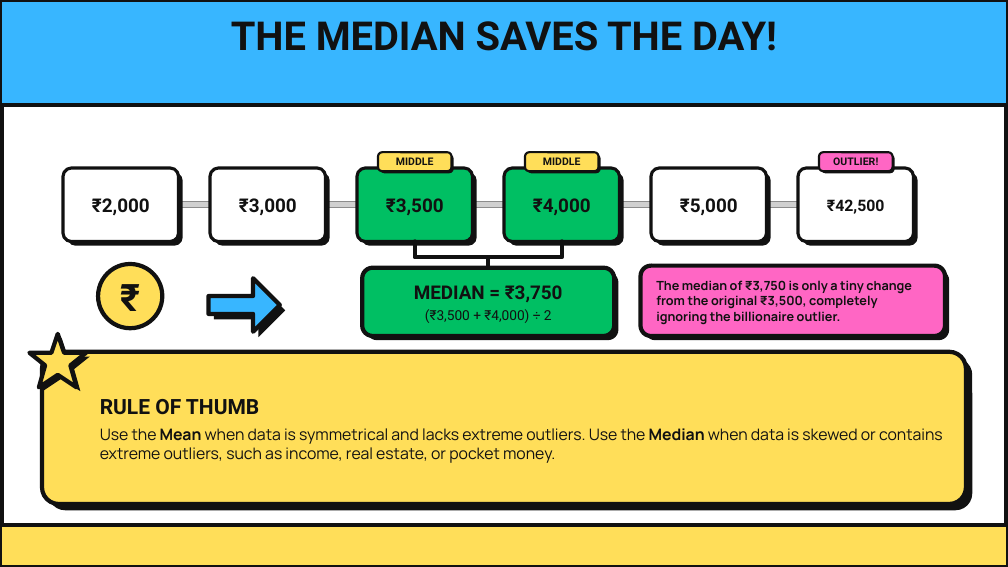
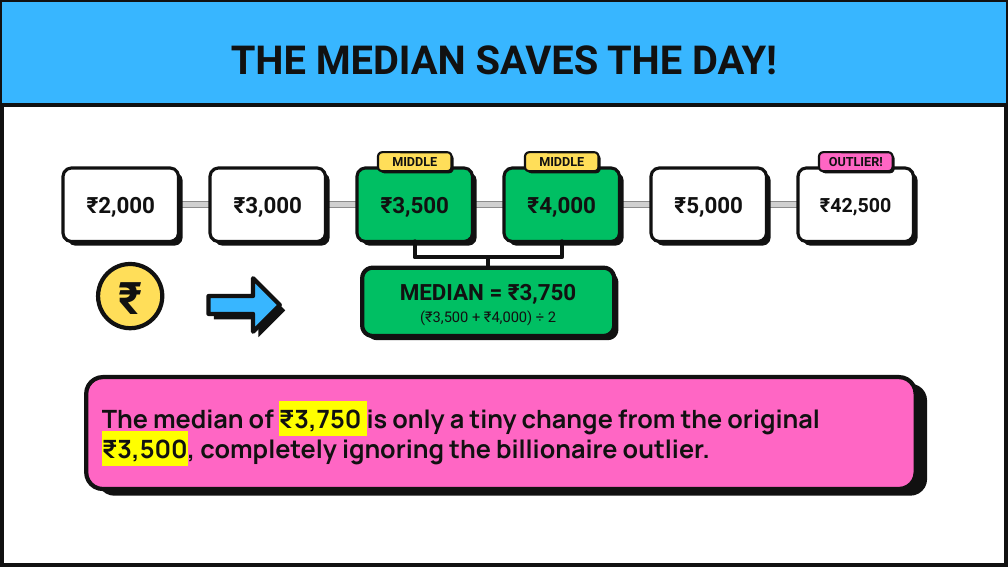
Before and after one commit to brinda-25/workshop, a slide deck: slide 4 of Day1/mean_vs_median.pptx. Drawn at 1008x567 pixels with LibreOffice and Linux fonts; fonts in the diff are those of the drawing; grey boxes stand for pictures. Boxes give left, top, right and bottom in pixels: in the first picture for what was removed or moved away, otherwise in the second. Text is boxed around its words. In the diff, an @@ line names an element or a change of style, - is before the commit and + after.

```diff
--- a/Day1/mean_vs_median.pptx
+++ b/Day1/mean_vs_median.pptx
@@ text "THE MEDIAN SAVES THE DAY!": place and size @@
-text "THE MEDIAN SAVES THE DAY!" at box(231, 21, 777, 51)
+text "THE MEDIAN SAVES THE DAY!" at box(231, 45, 777, 75)
@@ size 13.5 to 16 pt in 5 elements at box(87, 197, 155, 217), box(234, 197, 302, 217), box(381, 197, 449, 217), box(527, 197, 595, 217), box(674, 197, 742, 217) @@
@@ text "₹42,500" at box(820, 198, 891, 216): size 11.2 to 14 pt @@
@@ size 7.5 to 9 pt in 3 elements at box(392, 157, 437, 171), box(539, 157, 584, 171), box(829, 157, 883, 171) @@
@@ text "₹" at box(104, 269, 157, 323): size 27 to 32 pt @@
@@ text "MEDIAN = ₹3,750" at box(400, 284, 576, 325): size 13.5 to 16 pt in "MEDIAN = ₹3,750"; size 9.8 to 10.5 pt in "(₹3,500 + ₹4,000) ÷ 2" @@
@@ rounded rectangle removed at box(645, 270, 950, 341) @@
@@ text "The median of ₹3,750 is ...": place and size @@
-text "The median of ₹3,750 is ..." at box(656, 280, 912, 325)
+text "The median of ₹3,750 is ..." at box(102, 409, 820, 464)
@@ text "The median of ₹3,750 is ..." at box(102, 409, 820, 464): size 9 to 18 pt; highlight none to #FFFF00 in "₹3,750 ₹3,500," @@
@@ rounded rectangle: place and size @@
-rounded rectangle at box(640, 266, 944, 337)
+rounded rectangle at box(87, 377, 916, 489)
@@ rounded rectangle: place and size @@
-rounded rectangle at box(48, 358, 973, 510)
+rounded rectangle at box(98, 384, 927, 496)
@@ rounded rectangle at box(98, 384, 927, 496): proportions changed @@
@@ group removed at box(29, 334, 967, 504): 2 freeform shapes, 1 rounded rectangle, 1 text @@
-RULE OF THUMB
-Use the Mean when data is symmetrical and lacks extreme outliers. Use the Median when data is skewed or contains extreme outliers, such as income, real estate, or pocket money.
@@ rectangle removed at box(0, 525, 1008, 567) @@
```
Also in this commit, not shown: 3 other slides changed, 1 slide added.
